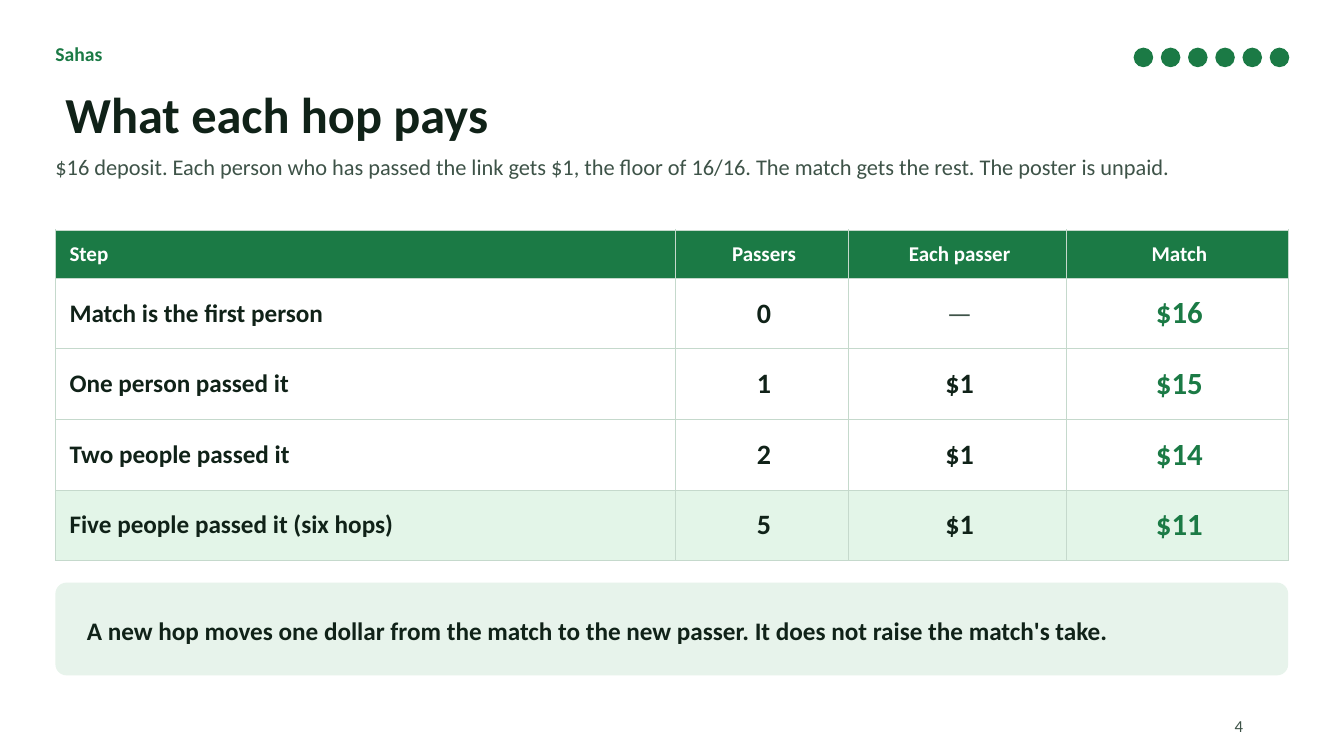
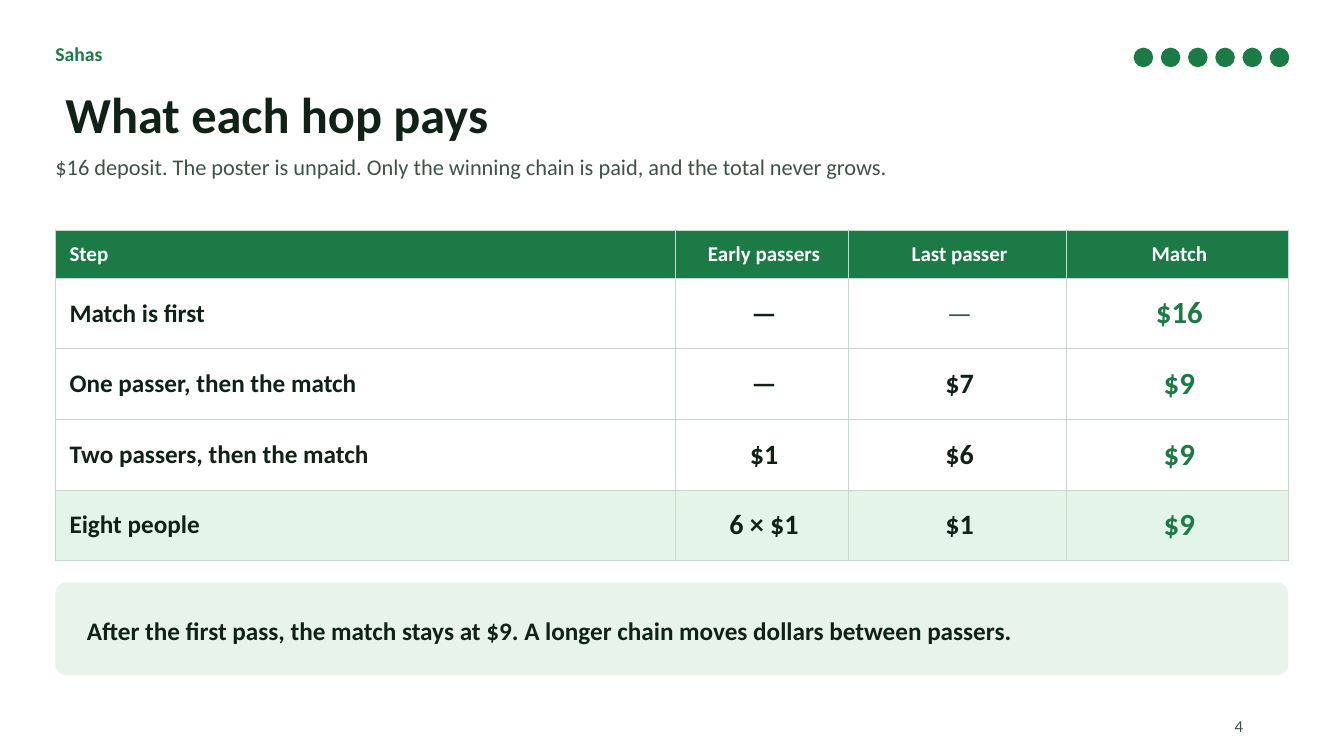
Before and after one commit to sahas-goli/BRH26, a slide deck: slide 4 of submission/six-hops-table.pptx. Drawn at 1344x756 pixels with LibreOffice and Linux fonts; fonts in the diff are those of the drawing. Boxes give left, top, right and bottom in pixels: in the first picture for what was removed or moved away, otherwise in the second. Text is boxed around its words. In the diff, an @@ line names an element or a change of style, - is before the commit and + after.

```diff
--- a/submission/six-hops-table.pptx
+++ b/submission/six-hops-table.pptx
@@ text at <box>55,159,886,179</box>: text changed @@
-$16 deposit. Each person who has passed the link gets $1, the floor of 16/16. The match gets the rest. The poster is unpaid.
+$16 deposit. The poster is unpaid. Only the winning chain is paid, and the total never grows.
@@ table at <box>55,230,1289,561</box> @@
-row 1, column 2: Passers
+row 1, column 2: Early passers
-row 1, column 3: Each passer
+row 1, column 3: Last passer
-row 2, column 1: Match is the first person
+row 2, column 1: Match is first
-row 2, column 2: 0
+row 2, column 2: —
-row 3: One person passed it | 1 | $1 | $15
+row 3: One passer, then the match | — | $7 | $9
-row 4: Two people passed it | 2 | $1 | $14
+row 4: Two passers, then the match | $1 | $6 | $9
-row 5: Five people passed it (six hops) | 5 | $1 | $11
+row 5: Eight people | 6 × $1 | $1 | $9
@@ text in rounded rectangle at <box>87,622,1011,645</box>: text changed @@
-A new hop moves one dollar from the match to the new passer. It does not raise the match's take.
+After the first pass, the match stays at $9. A longer chain moves dollars between passers.
```
